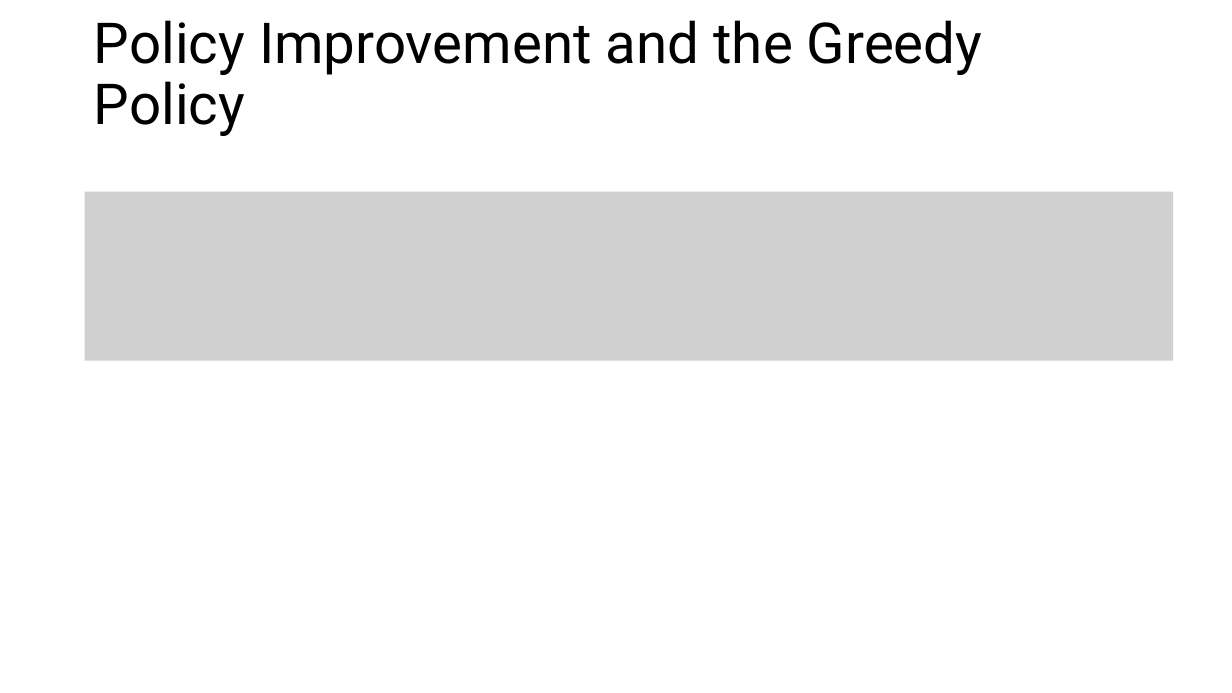
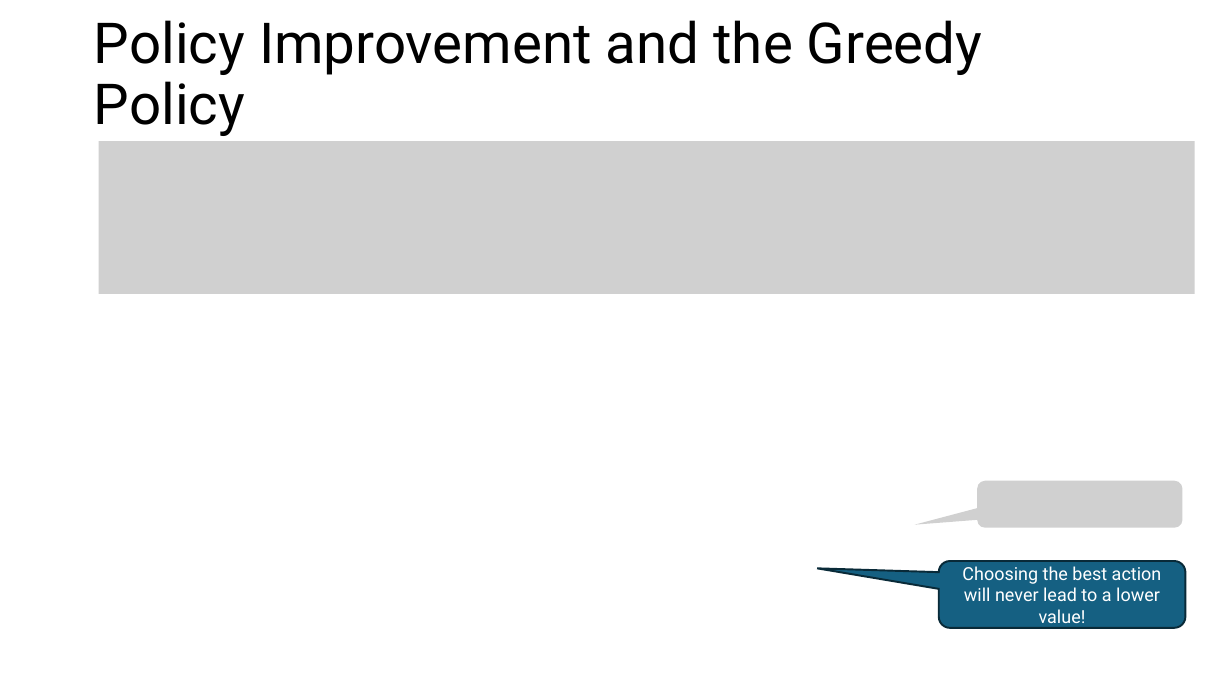
Before and after one commit to mhahsler/Introduction_to_Reinforcement_Learning, a slide deck: slide 14 of slides/Lecture_Chapter04.pptx. Drawn at 1232x693 pixels with LibreOffice and Linux fonts; fonts in the diff are those of the drawing; grey boxes stand for pictures. Boxes give left, top, right and bottom in pixels: in the first picture for what was removed or moved away, otherwise in the second. Text is boxed around its words. In the diff, an @@ line names an element or a change of style, - is before the commit and + after.

```diff
--- a/slides/Lecture_Chapter04.pptx
+++ b/slides/Lecture_Chapter04.pptx
@@ picture: place and size @@
-picture at bbox=[85, 191, 1174, 360]
+picture at bbox=[99, 141, 1195, 294]
@@ picture added at bbox=[978, 481, 1183, 528] @@
@@ rounded speech box added at bbox=[939, 561, 1186, 628], fill #156082, outline #092A39 1.5 pt, 14 pt, text #FFFFFF @@
+Choosing the best action will never lead to a lower value!
```
Also in this commit, not shown: 1 other slide changed, 5 other files.
